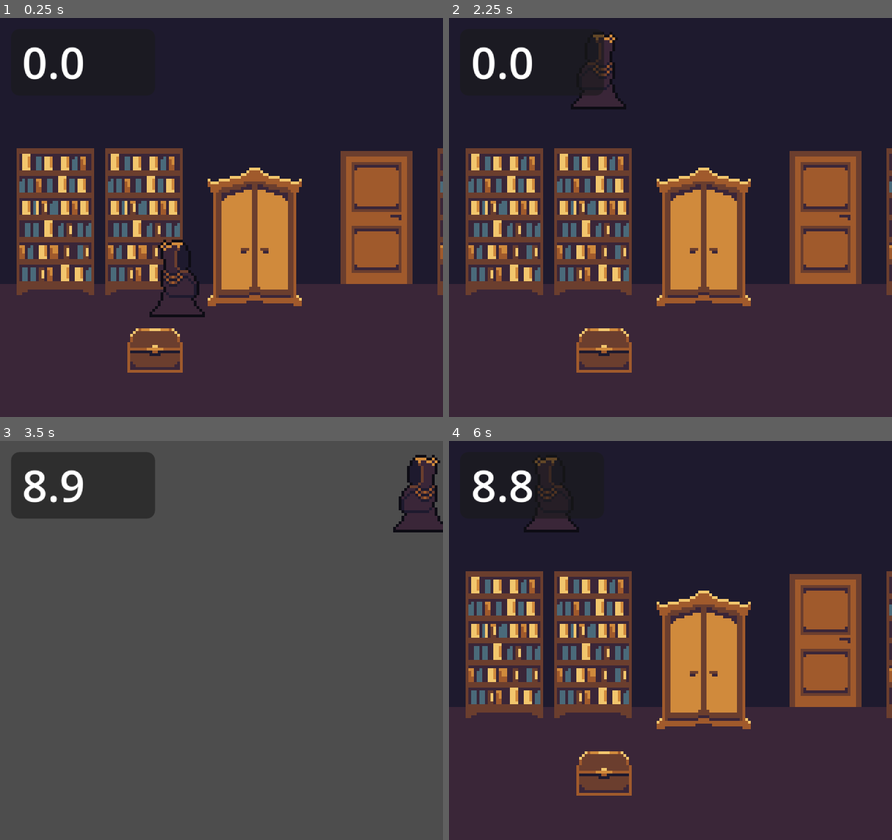
Above: before the commit, frames 1-4 (two rows, left to right).
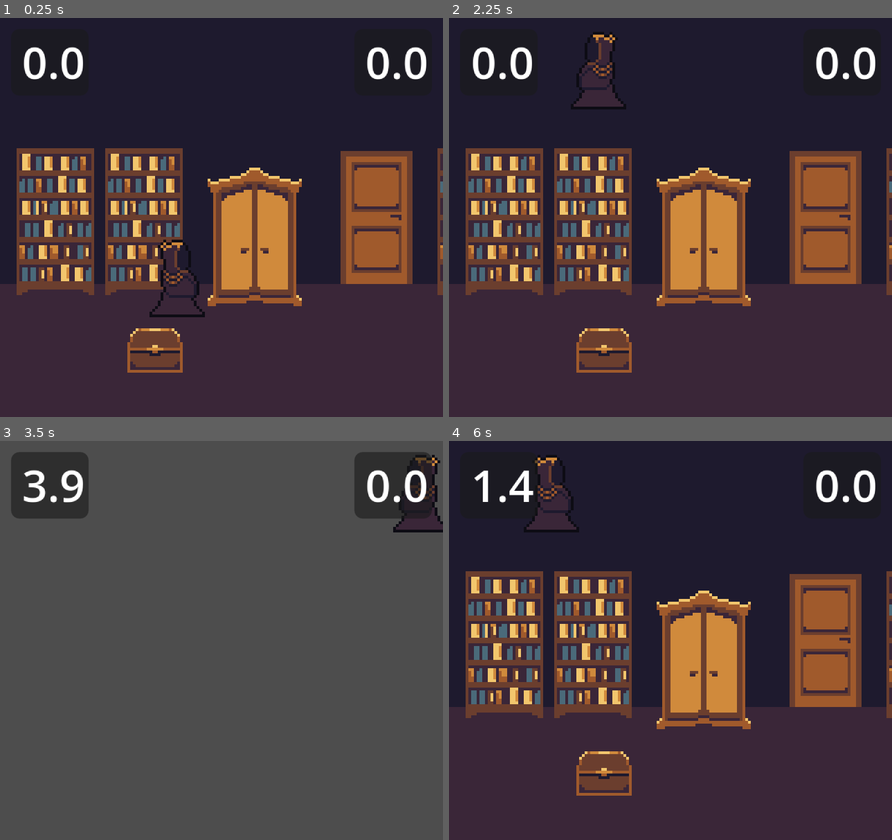
Above: after the commit, the same moments.

Repository: maskenary/gothic-game
Game: Godot game, scene res://Scenes/main.tscn
Same seed, same stepped clock (60 frames per second), same inputs: the game is played once before the commit and once after it. Video files are missing from this copy of the repository; at most half a second of black plays in their place.
Inputs:
- Up to frame 1 (0.25 s): no input
- Up to frame 2 (2.25 s): tap Enter (ui_accept) at 0.5, 0.6, 0.77, 1.07, 1.35, 1.52, 1.82, 2.1 s; hold Up (ui_up) 0.53-2.03 s; hold Left (ui_left) from 2.03 s (still down)
- Up to frame 3 (3.5 s): keep holding Left (ui_left); tap Enter (ui_accept) at 2.85, 3.02, 3.32 s
- Up to frame 4 (6 s): release Left (ui_left) at 3.53 s; hold Down (ui_down) 3.53-4.28 s; tap Enter (ui_accept) at 3.6, 3.77, 4.07, 4.35, 4.52, 4.82, 5.1, 5.85 s; hold Right (ui_right) 4.28-5.03 s; hold Up (ui_up) 5.03-5.78 s; hold Right (ui_right) from 5.78 s (still down)

The runs differ from the first frame. In frame 1, 0.5% of the frame differs, in the area x 82-97%, y 7-16%; in frame 2, 0.6%; in frame 3, 4.8%, in the area x 5-98%, y 2-20%; in frame 4, 1.1%.

Commit message:
almost finish cutscene adding

Diff:
--- a/Scenes/cupboard.tscn
+++ b/Scenes/cupboard.tscn
@@ -35,7 +35,7 @@
 [sub_resource type="RectangleShape2D" id="RectangleShape2D_wlx7k"]
 size = Vector2(32, 48)
 
-[node name="Cupboard" type="Area2D" unique_id=1872115873]
+[node name="Cupboard" type="Area2D" unique_id=1872115873 groups=["cupboards"]]
 script = ExtResource("1_u4kxa")
 metadata/_edit_group_ = true
 
--- a/Scenes/main.tscn
+++ b/Scenes/main.tscn
@@ -1,11 +1,24 @@
 [gd_scene format=3 uid="uid://5ck8kmi7tcwf"]
 
-[ext_resource type="Script" uid="uid://bq3mrej243ged" path="res://Scripts/main.gd" id="1_6bp64"]
+[ext_resource type="Script" uid="uid://b3v4rckdus2lh" path="res://Scripts/enemy_manager.gd" id="1_8gbba"]
 [ext_resource type="PackedScene" uid="uid://eo57i8dburij" path="res://Scenes/world.tscn" id="1_jjgbg"]
+[ext_resource type="Script" uid="uid://cg62lwrkg1qio" path="res://Scripts/ui.gd" id="2_bo1nx"]
 
 [node name="Main" type="Node" unique_id=434942083]
-script = ExtResource("1_6bp64")
 metadata/_edit_horizontal_guides_ = [-384.0]
+
+[node name="EnemyManager" type="Node" parent="." unique_id=829160437 node_paths=PackedStringArray("hiding_timer", "death_timer", "ui", "cutscene_player")]
+script = ExtResource("1_8gbba")
+hiding_timer = NodePath("HidingTimer")
+death_timer = NodePath("DeathTimer")
+ui = NodePath("../CanvasLayer/UI")
+cutscene_player = NodePath("")
+
+[node name="HidingTimer" type="Timer" parent="EnemyManager" unique_id=1851464690]
+one_shot = true
+
+[node name="DeathTimer" type="Timer" parent="EnemyManager" unique_id=113074292]
+one_shot = true
 
 [node name="CanvasLayer" type="CanvasLayer" parent="." unique_id=1128380471]
 
@@ -21,27 +34,44 @@
 
 [node name="World" parent="CanvasLayer/SubViewportContainer/SubViewport" unique_id=880670476 instance=ExtResource("1_jjgbg")]
 
-[node name="UI" type="Control" parent="CanvasLayer" unique_id=1311656584]
+[node name="UI" type="Control" parent="CanvasLayer" unique_id=1311656584 node_paths=PackedStringArray("hiding_timer_label", "death_timer_label")]
 layout_mode = 3
 anchors_preset = 0
 offset_right = 40.0
 offset_bottom = 40.0
+script = ExtResource("2_bo1nx")
+hiding_timer_label = NodePath("Panel/TimerLabelHiding")
+death_timer_label = NodePath("Panel2/TimerLabelDeath")
 
 [node name="Panel" type="Panel" parent="CanvasLayer/UI" unique_id=1966621470]
 layout_mode = 0
 offset_left = 4.0
 offset_top = 4.0
-offset_right = 56.0
+offset_right = 32.0
 offset_bottom = 28.0
 metadata/_edit_group_ = true
 
-[node name="TimerLabel" type="Label" parent="CanvasLayer/UI/Panel" unique_id=971613767]
+[node name="TimerLabelHiding" type="Label" parent="CanvasLayer/UI/Panel" unique_id=971613767]
 layout_mode = 0
 offset_left = 4.0
 offset_right = 24.0
 offset_bottom = 23.0
 text = "10"
 
-[node name="EnemyEventTimer" type="Timer" parent="." unique_id=2057959122]
-wait_time = 10.0
-one_shot = true
+[node name="Panel2" type="Panel" parent="CanvasLayer/UI" unique_id=681024591]
+layout_mode = 0
+offset_left = 128.0
+offset_top = 4.0
+offset_right = 156.0
+offset_bottom = 28.0
+metadata/_edit_group_ = true
+
+[node name="TimerLabelDeath" type="Label" parent="CanvasLayer/UI/Panel2" unique_id=729436161]
+layout_mode = 0
+offset_left = 4.0
+offset_right = 24.0
+offset_bottom = 23.0
+text = "10"
+
+[connection signal="timeout" from="EnemyManager/HidingTimer" to="EnemyManager" method="_on_hiding_timer_timeout"]
+[connection signal="timeout" from="EnemyManager/DeathTimer" to="EnemyManager" method="_on_death_timer_timeout"]
--- a/Scenes/world.tscn
+++ b/Scenes/world.tscn
@@ -116,4 +116,4 @@
 position = Vector2(32, 72)
 
 [node name="EnemyTrigger" parent="." unique_id=2019954403 instance=ExtResource("6_ikia7")]
-position = Vector2(104, 72)
+position = Vector2(228, 72)
--- a/Scripts/cupboard.gd
+++ b/Scripts/cupboard.gd
@@ -1,10 +1,10 @@
 extends Area2D
 
+signal player_entered_cupboard(cupboard: Area2D)
 @onready var anim_sprite = $AnimatedSprite2D
 @onready var player = get_tree().get_first_node_in_group("player")
 var contains_player = false
 var active = false
-
 
 func _on_body_entered(body: Node2D) -> void:
 	active = true
@@ -29,3 +29,5 @@
 			player.global_position.y += 20 # ADJUSTMENT, CHANGE THIS LATER, RETARD CODING
 			contains_player = true
 			anim_sprite.play_backwards("open")
+
+			player_entered_cupboard.emit(self)
--- /dev/null
+++ b/Scripts/enemy_manager.gd
@@ -0,0 +1,60 @@
+extends Node
+
+@onready var player = get_tree().get_first_node_in_group("player")
+@onready var cupboards = get_tree().get_nodes_in_group("cupboards")
+@export var hiding_timer: Timer
+@export var death_timer: Timer
+@export var ui: Control
+@export var cutscene_player: VideoStreamPlayer
+
+var hiding_time = 5
+var death_time = 7
+var enemy_event_active = false
+
+func _ready() -> void:
+	var enemy_triggers = get_tree().get_nodes_in_group("enemy_triggers")
+	for trigger in enemy_triggers:
+		trigger.start_enemy_event.connect(start_enemy_event)
+	for cupboard in cupboards:
+		cupboard.player_entered_cupboard.connect(_on_player_entered_cupboard)
+
+func play_cutscene(file_path: String):
+	player.enabled = false
+	cutscene_player.stream = load(file_path)
+	cutscene_player.play()
+
+func _on_player_entered_cupboard(cupboard: Area2D):
+	if enemy_event_active:
+		if hiding_timer.is_stopped() == false: # We still have time
+			end_enemy_event()
+			play_cutscene("res://Assets/cupboard_scene_no_jump.ogv")
+
+		elif hiding_timer.is_stopped() == true: # We ran out of time
+			death_timer.stop()
+			play_cutscene("res://Assets/cupboard_scene_with_jump.ogv")
+
+func start_enemy_event():
+	var enemy_triggers = get_tree().get_nodes_in_group("enemy_triggers")
+	for trigger in enemy_triggers:
+		trigger.enabled = false
+
+	enemy_event_active = true
+	hiding_timer.start(hiding_time)
+
+func _process(delta: float) -> void:
+	ui.update_hiding_timer_label(hiding_timer.time_left)
+	ui.update_death_timer_label(death_timer.time_left)
+
+func end_enemy_event():
+	var enemy_triggers = get_tree().get_nodes_in_group("enemy_triggers")
+	for trigger in enemy_triggers:
+		trigger.enabled = true
+
+	enemy_event_active = false
+	hiding_timer.stop()
+
+func _on_hiding_timer_timeout() -> void:
+	death_timer.start(death_time)
+
+func _on_death_timer_timeout() -> void:
+	play_cutscene("res://Assets/immediate_jump.ogv")
--- a/Scripts/enemy_trigger.gd
+++ b/Scripts/enemy_trigger.gd
@@ -1,7 +1,9 @@
 extends Area2D
 
 signal start_enemy_event
+var enabled = true
 
 func _on_body_entered(body: Node2D) -> void:
-	if body is Player:
+	if enabled and body is Player:
 		start_enemy_event.emit()
+	queue_free()
--- a/Scripts/main.gd
+++ /dev/null
@@ -1,15 +0,0 @@
-extends Node
-
-@onready var timer_label = $CanvasLayer/UI/Panel/TimerLabel
-@onready var enemy_event_timer = $EnemyEventTimer
-
-func _ready() -> void:
-	var enemy_triggers = get_tree().get_nodes_in_group("enemy_triggers")
-	for trigger in enemy_triggers:
-		trigger.start_enemy_event.connect(start_enemy_event)
-
-func start_enemy_event():
-	enemy_event_timer.start()
-
-func _process(delta: float) -> void:
-	timer_label.set_text(str(enemy_event_timer.get_time_left()).pad_decimals(1))
--- a/Scripts/player.gd
+++ b/Scripts/player.gd
@@ -5,6 +5,7 @@
 @export var speed = 50
 @onready var sprite = $Sprite
 var enabled = true
+var hiding = false
 
 func _process(delta: float) -> void:
 	if velocity.x < 0:
--- /dev/null
+++ b/Scripts/ui.gd
@@ -0,0 +1,9 @@
+extends Control
+
+@export var hiding_timer_label: Label
+@export var death_timer_label: Label
+
+func update_hiding_timer_label(time):
+	hiding_timer_label.set_text(str(time).pad_decimals(1))
+func update_death_timer_label(time):
+	death_timer_label.set_text(str(time).pad_decimals(1))
--- a/project.godot
+++ b/project.godot
@@ -31,6 +31,7 @@
 
 player=""
 enemy_triggers=""
+cupboards=""
 
 [physics]
 
Not shown, added: Assets/cupboard_scene_no_jump.ogv.uid
Not shown, added: Assets/cupboard_scene_with_jump.ogv.uid
Not shown, added: Assets/immediate_jump.ogv.uid
Not shown, added: Scripts/enemy_manager.gd.uid
Not shown, removed: Scripts/main.gd.uid
Not shown, added: Scripts/ui.gd.uid
Not shown, added: Assets/cupboard_scene_no_jump.ogv
Not shown, added: Assets/cupboard_scene_with_jump.ogv
Not shown, added: Assets/immediate_jump.ogv
